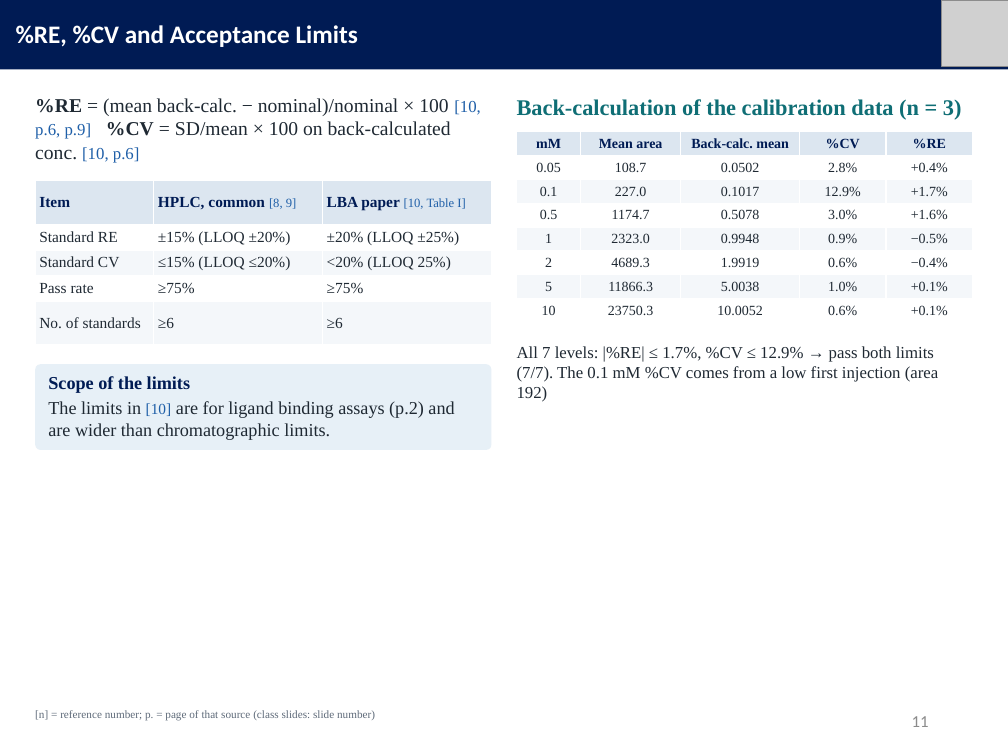
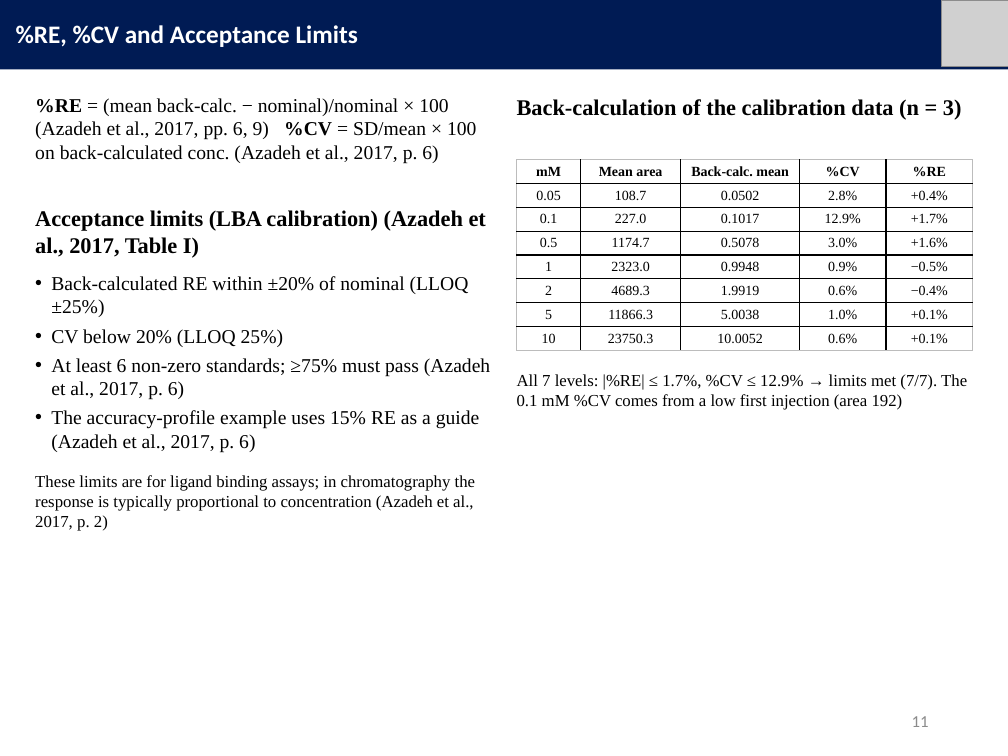
Before and after one commit to mingyu221/office, a slide deck: slide 11 of HPLC_formate_slides_EN.pptx. Drawn at 1008x756 pixels with LibreOffice and Linux fonts; fonts in the diff are those of the drawing; grey boxes stand for pictures. Boxes give left, top, right and bottom in pixels: in the first picture for what was removed or moved away, otherwise in the second. Text is boxed around its words. In the diff, an @@ line names an element or a change of style, - is before the commit and + after.

```diff
--- a/HPLC_formate_slides_EN.pptx
+++ b/HPLC_formate_slides_EN.pptx
@@ text at [35,98,476,164]: text changed; text colour #1F2933 to #000000 @@
-%RE = (mean back-calc. − nominal)/nominal × 100 [10, p.6, p.9] %CV = SD/mean × 100 on back-calculated conc. [10, p.6]
+%RE = (mean back-calc. − nominal)/nominal × 100 (Azadeh et al., 2017, pp. 6, 9) %CV = SD/mean × 100 on back-calculated conc. (Azadeh et al., 2017, p. 6)
@@ text "Back-calculation of the calibration data ..." at [517,99,962,120]: text colour #0F6E75 to #000000 @@
@@ table at [516,159,973,350] @@
@@ fill #DCE6F0 to none in row 1 @@
@@ fill #FFFFFF to none in 20 cells @@
@@ fill #F4F7FA to none in 15 cells @@
@@ text colour #001B54 to #000000 in "mM", "Mean area", "Back-calc. mean", "%CV" and 1 more places @@
@@ text colour #1F2933 to #000000 in "0.05", "108.7", "0.0502", "2.8%" and 31 more places @@
@@ borders changed @@
@@ table: place and size @@
-table at [516,132,973,323]
+table at [516,159,973,350]
@@ table removed at [35,180,491,345], 5 rows, 3 columns @@
-Item | HPLC, common [8, 9] | LBA paper [10, Table I]
-Standard RE | ±15% (LLOQ ±20%) | ±20% (LLOQ ±25%)
-Standard CV | ≤15% (LLOQ ≤20%) | <20% (LLOQ 25%)
-Pass rate | ≥75% | ≥75%
-No. of standards | ≥6 | ≥6
@@ text added at [35,210,486,258], 16 pt, text #000000, bold @@
+Acceptance limits (LBA calibration) (Azadeh et al., 2017, Table I)
@@ text added at [51,276,490,453], 14 pt, text #000000 @@
+• Back-calculated RE within ±20% of nominal (LLOQ ±25%)
+• CV below 20% (LLOQ 25%)
+• At least 6 non-zero standards; ≥75% must pass (Azadeh et al., 2017, p. 6)
+• The accuracy-profile example uses 15% RE as a guide (Azadeh et al., 2017, p. 6)
@@ rounded rectangle removed at [35,364,492,450] @@
@@ text at [517,374,967,410]: text changed; text colour #1F2933 to #000000 @@
-All 7 levels: |%RE| ≤ 1.7%, %CV ≤ 12.9% → pass both limits (7/7). The 0.1 mM %CV comes from a low first injection (area 192)
+All 7 levels: |%RE| ≤ 1.7%, %CV ≤ 12.9% → limits met (7/7). The 0.1 mM %CV comes from a low first injection (area 192)
@@ text at [35,475,475,531]: text changed; size 13 to 12 pt; text colour #1F2933 to #000000 @@
-Scope of the limits
-The limits in [10] are for ligand binding assays (p.2) and are wider than chromatographic limits.
+These limits are for ligand binding assays; in chromatography the response is typically proportional to concentration (Azadeh et al., 2017, p. 2)
@@ text removed at [35,710,375,721] @@
-[n] = reference number; p. = page of that source (class slides: slide number)
```
Also in this commit, not shown: 12 other slides changed, 2 slides removed, 3 other files.
